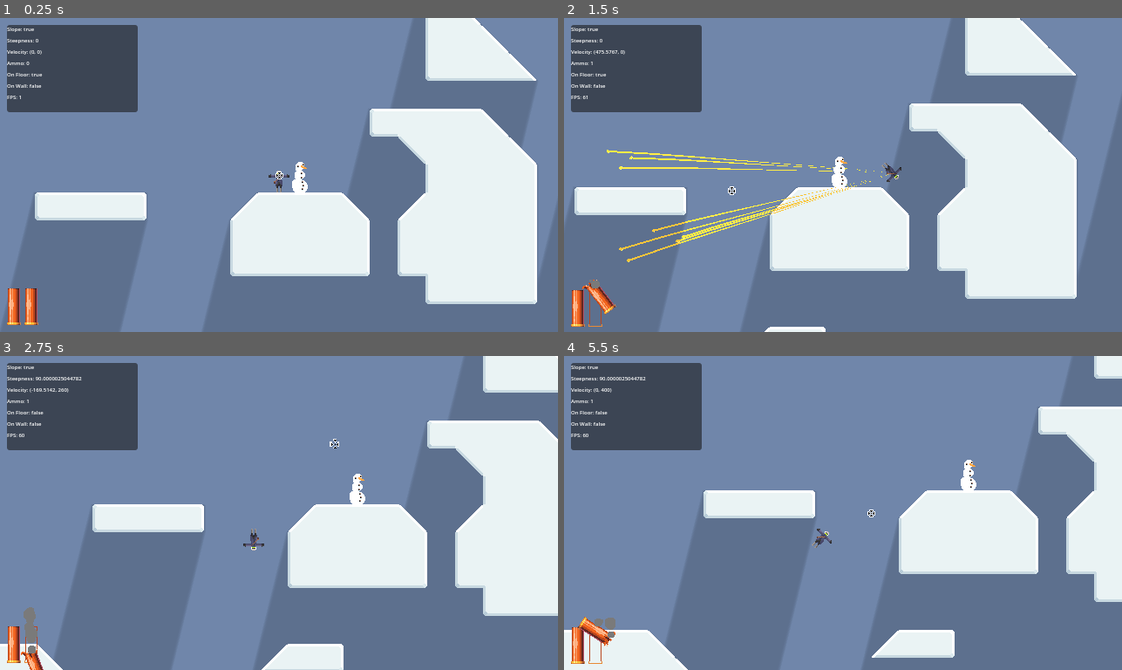
Above: before the commit, frames 1-4 (two rows, left to right).
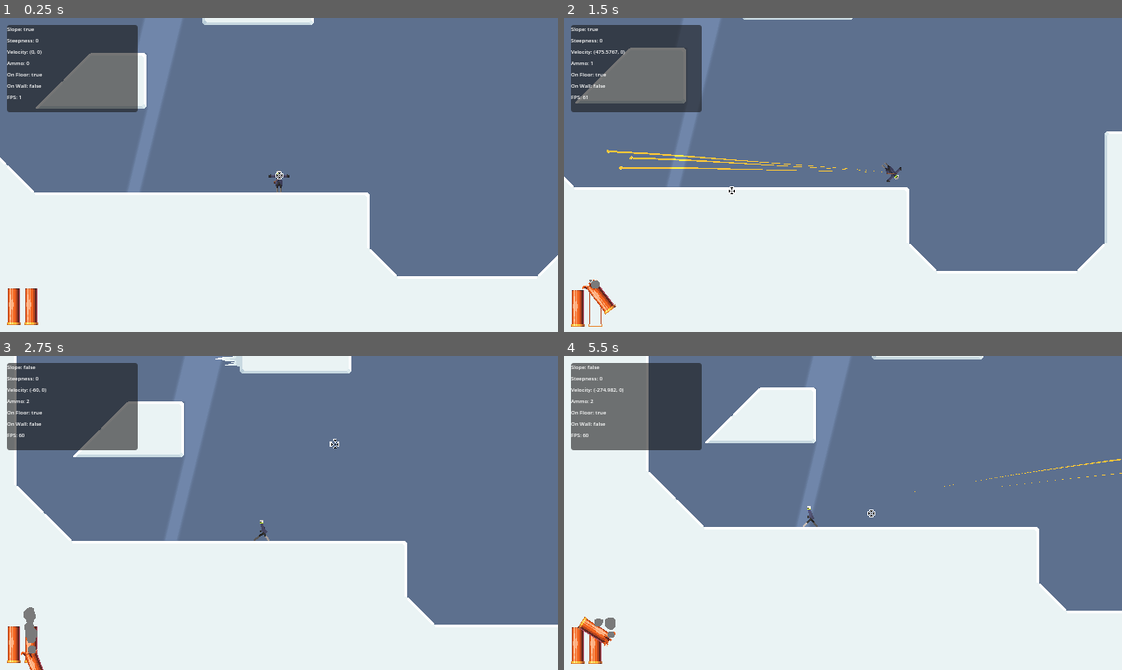
Above: after the commit, the same moments.

Repository: chris-pitre/shotgunlegs
Game: Godot game, scene res://scenes/levels/World.tscn
Same seed, same stepped clock (60 frames per second), same inputs: the game is played once before the commit and once after it. The engine's default icon, where the game draws it, is replaced by a stand-in: a white triangle on a blue panel in a dark square.
Inputs (mouse positions are in pixels of both pictures, inside the frame that each line leads up to):
- Up to frame 1 (0.25 s): no input
- Up to frame 2 (1.5 s): tap Enter (ui_accept) at 0.5, 0.77 s; move the mouse to (965, 159) at 0.52 s; hold D (ui_right) from 0.53 s (still down); click (965, 159) at 0.6 s; move the mouse to (731, 190) at 1.27 s; click (731, 190) at 1.35 s
- Up to frame 3 (2.75 s): tap Enter (ui_accept) at 1.52 s; move the mouse to (334, 443) at 2.02 s; release D (ui_right) at 2.03 s; hold A (ui_left) from 2.03 s (still down); click (334, 443) at 2.1 s
- Up to frame 4 (5.5 s): move the mouse to (815, 575) at 2.77 s; release A (ui_left) at 2.78 s; hold D (ui_right) 2.78-4.28 s; click (815, 575) at 2.85 s; tap Enter (ui_accept) at 3.02, 3.77, 4.52 s; move the mouse to (1010, 560) at 3.52 s; click (1010, 560) at 3.6 s; move the mouse to (675, 465) at 4.27 s; hold A (ui_left) 4.28-5.03 s; click (675, 465) at 4.35 s; move the mouse to (870, 513) at 5.02 s; hold D (ui_right) from 5.03 s (still down); click (870, 513) at 5.1 s

The runs differ from the first frame. In frame 1, 76% of the frame differs, in the area x 0-100%, y 0-100%; in frame 2, 77%; in frame 3, 79%; in frame 4, 82%.

Commit message:
added spike collision and bounce

Diff:
--- /dev/null
+++ b/Spike.gd
@@ -0,0 +1,7 @@
+extends Area2D
+
+signal spikes_entered
+
+func _on_body_entered(body):
+	if body is Player:
+		spikes_entered.emit()
--- a/scenes/actors/player/Player.gd
+++ b/scenes/actors/player/Player.gd
@@ -1,5 +1,6 @@
 extends CharacterBody2D
 
+class_name Player
 
 const bulletPath = preload('res://scenes/actors/player/Bullet.tscn')
 const SPEED_CAP = 80000
@@ -113,3 +114,7 @@
 ## Camera position
 func move_camera() -> void:
 	camera.global_position = global_position + (cursorVector / 6)
+
+
+func _on_spike_spikes_entered():
+	velocity = velocity.bounce(velocity.normalized())
--- a/scenes/levels/World.tscn
+++ b/scenes/levels/World.tscn
@@ -12,6 +12,7 @@
 [ext_resource type="AudioStream" uid="uid://c5c410ues6s7m" path="res://audio/sfx/yippee.ogg" id="10_dq5t3"]
 [ext_resource type="Script" path="res://scenes/levels/Victory.gd" id="10_e5oc0"]
 [ext_resource type="PackedScene" uid="uid://070ilfnpaq68" path="res://scenes/actors/snowman_punch.tscn" id="12_vajjr"]
+[ext_resource type="PackedScene" uid="uid://n03ggsyho6jv" path="res://scenes/prefabs/spike.tscn" id="13_hbc5u"]
 
 [sub_resource type="Environment" id="Environment_m6gc4"]
 
@@ -107,7 +108,7 @@
 layer_0/tile_data = PackedInt32Array(-1179629, 2, 1, -1179628, 65538, 1, -1179627, 131074, 1, -458733, 65538, 2, 262160 …(45208 unchanged characters)…
 
 [node name="Player" parent="." node_paths=PackedStringArray("UI") instance=ExtResource("2")]
-position = Vector2(152, -608)
+position = Vector2(24, 160)
 MAX_SPEED = 60
 UI = NodePath("../CanvasLayer/UI")
 
@@ -328,4 +329,9 @@
 scale = Vector2(-1, 1)
 punch_force = Vector2(512, 0)
 
+[node name="Spike" parent="." instance=ExtResource("13_hbc5u")]
+position = Vector2(-80, -24)
+rotation = 1.5708
+
 [connection signal="body_entered" from="Victory" to="Victory" method="_on_body_entered"]
+[connection signal="spikes_entered" from="Spike" to="Player" method="_on_spike_spikes_entered"]
--- /dev/null
+++ b/scenes/prefabs/Spike.gd
@@ -0,0 +1,7 @@
+extends Node2D
+
+signal spikes_entered
+
+func _on_hitbox_body_entered(body):
+	if body is Player:
+		spikes_entered.emit()
--- /dev/null
+++ b/scenes/prefabs/spike.tscn
@@ -0,0 +1,19 @@
+[gd_scene load_steps=3 format=3 uid="uid://n03ggsyho6jv"]
+
+[ext_resource type="Script" path="res://scenes/prefabs/Spike.gd" id="1_2mgvi"]
+[ext_resource type="Texture2D" uid="uid://bh0mcyh2ghfh4" path="res://assets/environment/ice_spike.png" id="1_jrsrt"]
+
+[node name="Spike" type="Node2D"]
+script = ExtResource("1_2mgvi")
+
+[node name="Sprite2D" type="Sprite2D" parent="."]
+texture = ExtResource("1_jrsrt")
+
+[node name="Hitbox" type="Area2D" parent="."]
+collision_layer = 2
+collision_mask = 2
+
+[node name="CollisionPolygon2D" type="CollisionPolygon2D" parent="Hitbox"]
+polygon = PackedVector2Array(-16, -16, 16, -16, 16, -13, 15, 1, 8, 12, -3, 13, -12, 9, -16, -14)
+
+[connection signal="body_entered" from="Hitbox" to="." method="_on_hitbox_body_entered"]
Not shown: 1 places in scenes/levels/World.tscn that only renumber resources
